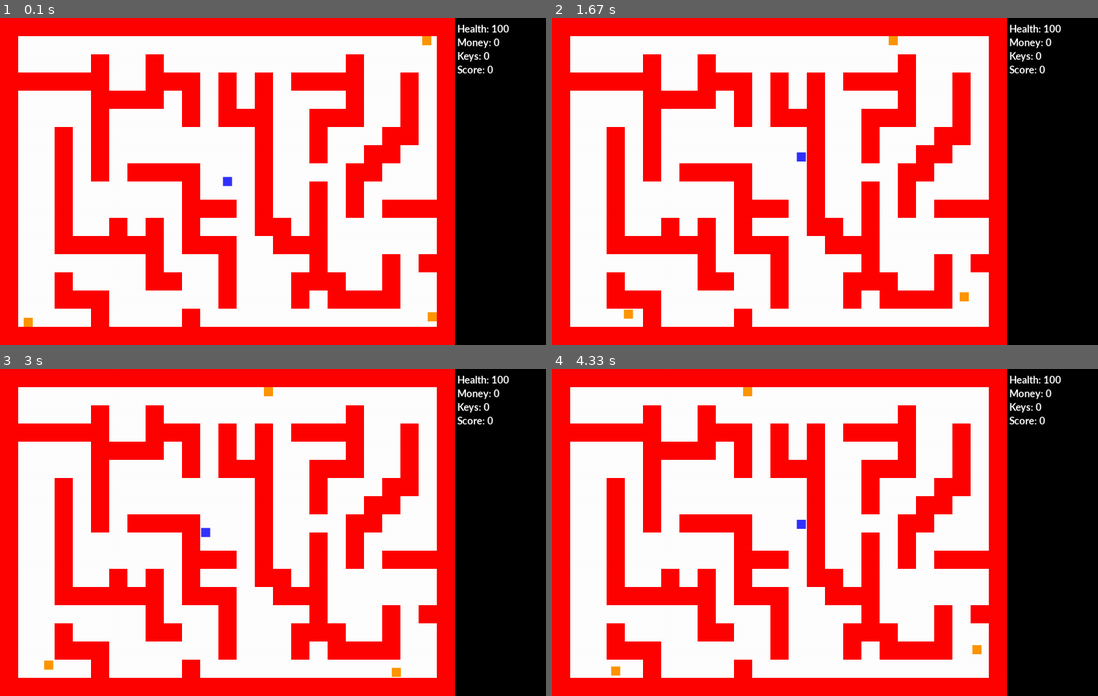
Above: before the commit, frames 1-4 (two rows, left to right).
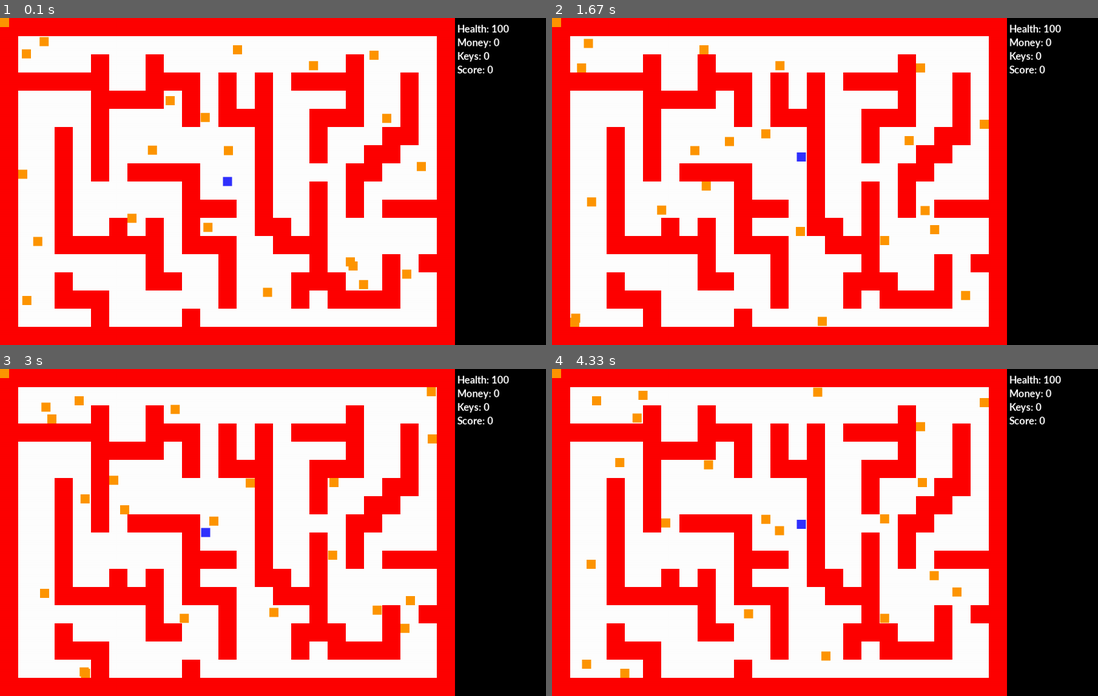
Above: after the commit, the same moments.

Repository: JavierRT7/RamosTurnes-classwork
Game: pygame game, started from pyGame/mini project/mini-project.py
The game is run twice, just before and just after one commit, with the same random seed, the same clock (stepped at 60 frames per second) and the same inputs.
Inputs:
- Up to frame 1 (0.1 s): no input
- Up to frame 2 (1.67 s): hold Right 0.33-0.8 s; hold Up 0.83-1.13 s; hold Right 1.17-1.63 s
- Up to frame 3 (3 s): hold Left 1.67-2.2 s; hold Down 2.23-2.53 s; hold Left 2.57-2.97 s
- Up to frame 4 (4.33 s): hold Up 3-3.37 s; hold Right 3.4-4.03 s; hold Down from 4.07 s (still down)

The runs differ from the first frame. In frame 1, 1.2% of the frame differs, in the area x 0-80%, y 0-95%; in frame 2, 1.1%; in frame 3, 1.2%; in frame 4, 1.2%.

Commit message:
Update mini-project.py

Diff:
--- a/pyGame/mini project/mini-project.py
+++ b/pyGame/mini project/mini-project.py
@@ -111,6 +111,9 @@
     for foo in enemy_hit_list:
       self.speed_x = random.randint(-3, 3)
       self.speed_y = random.randint(-3, 3)
+      if self.speed_x == 0 and self.speed_y == 0:
+        self.speed_x = random.randint(-3, 3)
+        self.speed_y = random.randint(-3, 3)
       self.rect.x = self.old_x
       self.rect.y = self.old_y
     #Next
@@ -188,24 +191,12 @@
         #End If
     #Next
 #Next
-for counter in range(3):
-    if counter == 0:
-        enemy = Enemy(ORANGE, 20, 20, -2, 0, wall_group)
-        enemy.rect.x = 940
-        enemy.rect.y = 40
-    #End If
-    if counter == 1:
-        enemy = Enemy(ORANGE, 20, 20, 0, -2, wall_group)
-        enemy.rect.x = 940
-        enemy.rect.y = 660
-    #End If
-    if counter == 2:
-        enemy = Enemy(ORANGE, 20, 20, 2, 0, wall_group)
-        enemy.rect.x = 40
-        enemy.rect.y = 660
-    #End If
-    enemy_group.add(enemy)
-    all_sprites_group.add(enemy)
+for counter in range(40):
+  enemy = Enemy(ORANGE, 20, 20, -2, 0, wall_group)
+  enemy.rect.x = random.randint(40, 940)
+  enemy.rect.y = random.randint(4, 660)
+  enemy_group.add(enemy)
+  all_sprites_group.add(enemy)
 #Next
 # -- Manages how fast screen refreshes
 clock = pygame.time.Clock()
